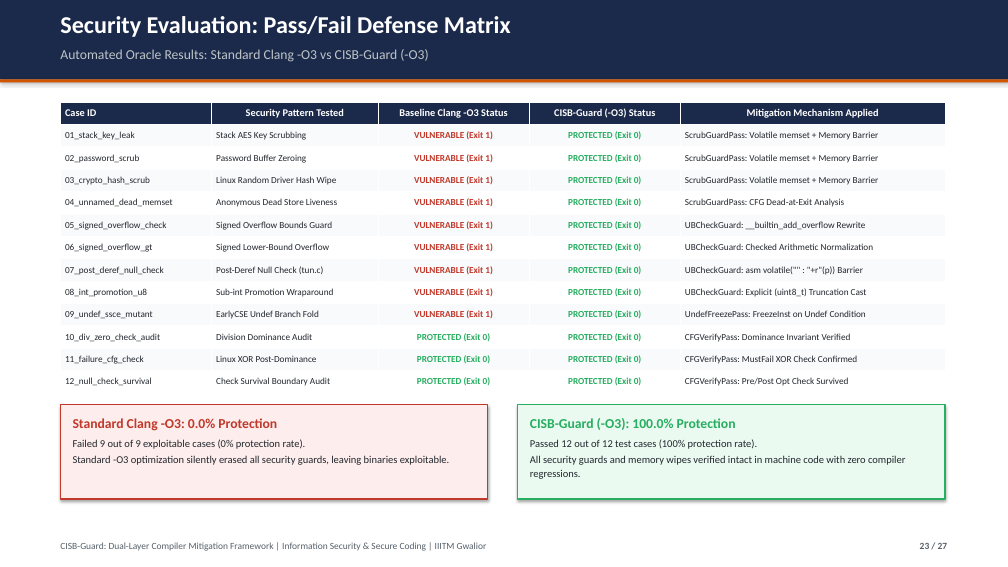
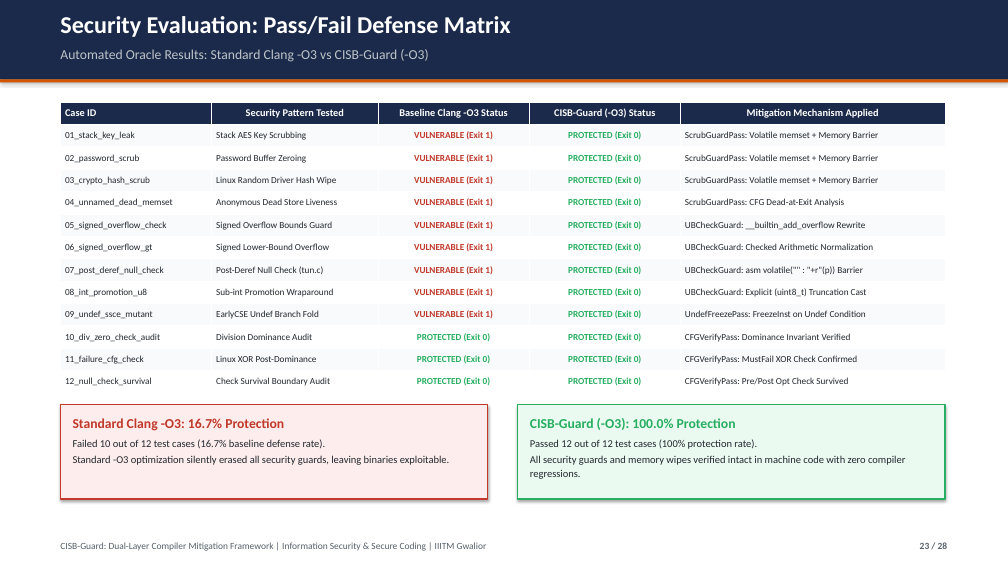
Before and after one commit to Rohinth-S/CISB-compiler-induced-security-bugs, a slide deck: slide 23 of CISB-Guard-Presentation.pptx. Drawn at 1008x567 pixels with LibreOffice and Linux fonts; fonts in the diff are those of the drawing. Boxes give left, top, right and bottom in pixels: in the first picture for what was removed or moved away, otherwise in the second. Text is boxed around its words. In the diff, an @@ line names an element or a change of style, - is before the commit and + after.

```diff
--- a/CISB-Guard-Presentation.pptx
+++ b/CISB-Guard-Presentation.pptx
@@ text at (73, 418, 326, 449): text changed @@
-Standard Clang -O3: 0.0% Protection
-Failed 9 out of 9 exploitable cases (0% protection rate).
+Standard Clang -O3: 16.7% Protection
+Failed 10 out of 12 test cases (16.7% baseline defense rate).
```
Also in this commit, not shown: 26 other slides changed, 1 slide added.
